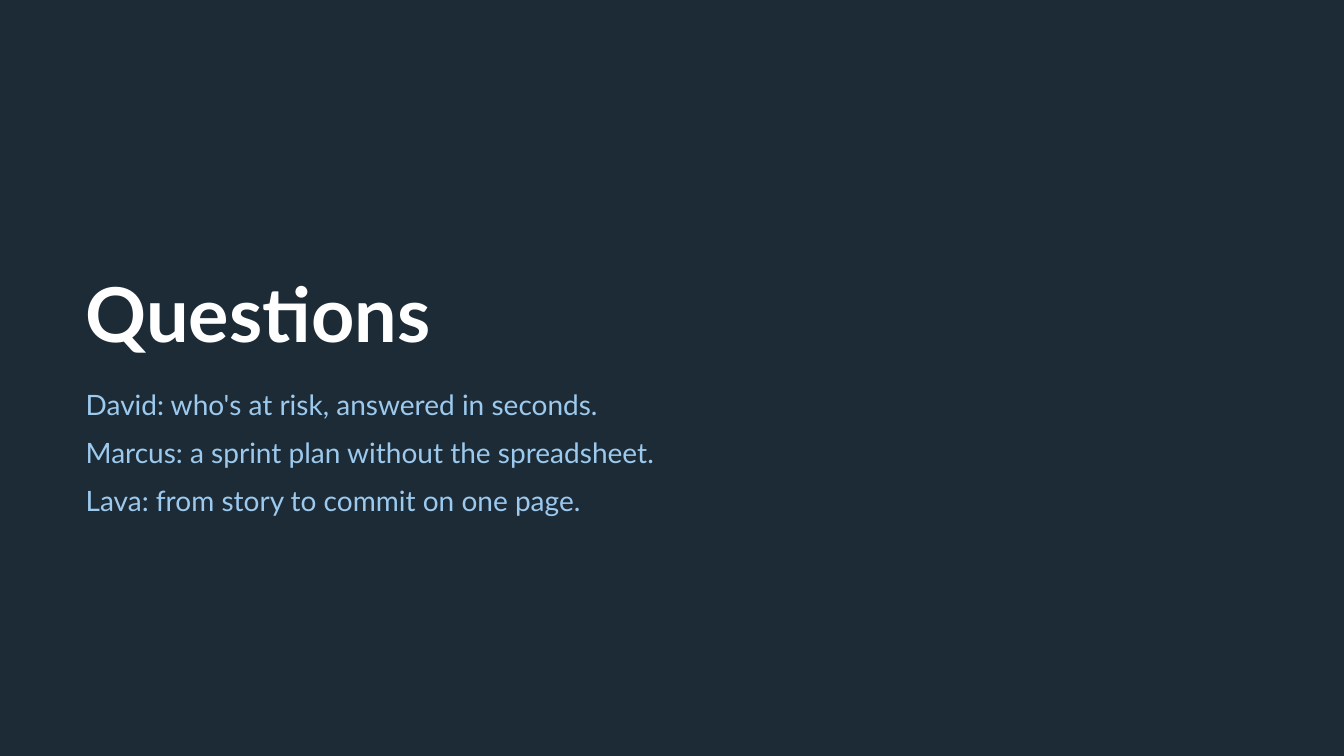
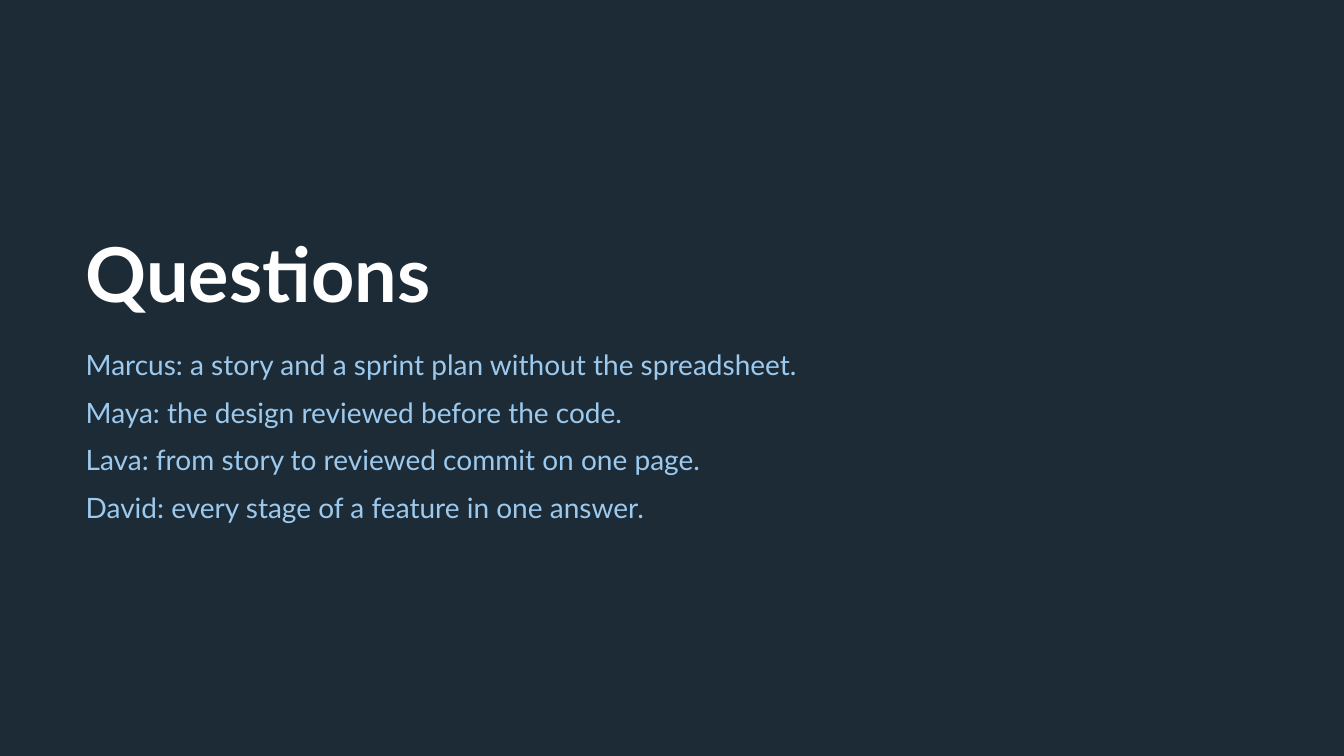
Before and after one commit to tjblavakumar/mahalo-agentcore, a slide deck: slide 17 of docs/Mahalo_SuperMart_Demo.pptx (slide 14 before the commit). Drawn at 1344x756 pixels with LibreOffice and Linux fonts; fonts in the diff are those of the drawing. Boxes give left, top, right and bottom in pixels: in the first picture for what was removed or moved away, otherwise in the second. Text is boxed around its words. In the diff, an @@ line names an element or a change of style, - is before the commit and + after.

```diff
--- a/docs/Mahalo_SuperMart_Demo.pptx
+++ b/docs/Mahalo_SuperMart_Demo.pptx
@@ text "Questions": place and size @@
-text "Questions" at [86, 286, 431, 353]
+text "Questions" at [86, 246, 431, 313]
@@ text at [86, 354, 797, 523]: text changed @@
-David: who's at risk, answered in seconds.
-Marcus: a sprint plan without the spreadsheet.
-Lava: from story to commit on one page.
+Marcus: a story and a sprint plan without the spreadsheet.
+Maya: the design reviewed before the code.
+Lava: from story to reviewed commit on one page.
+David: every stage of a feature in one answer.
```
Also in this commit, not shown: 9 other slides changed, 5 slides added, 2 slides removed, 5 other files.
